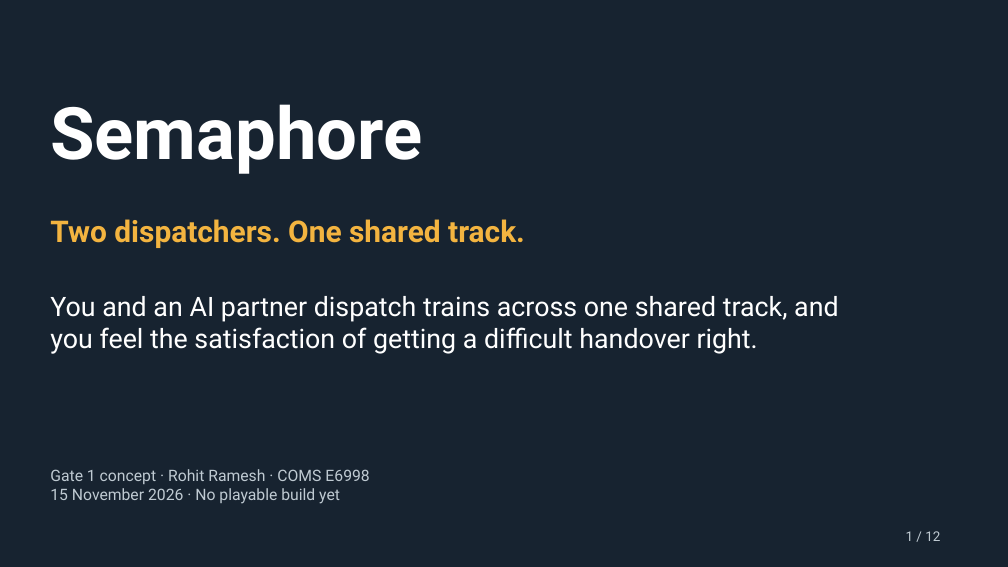
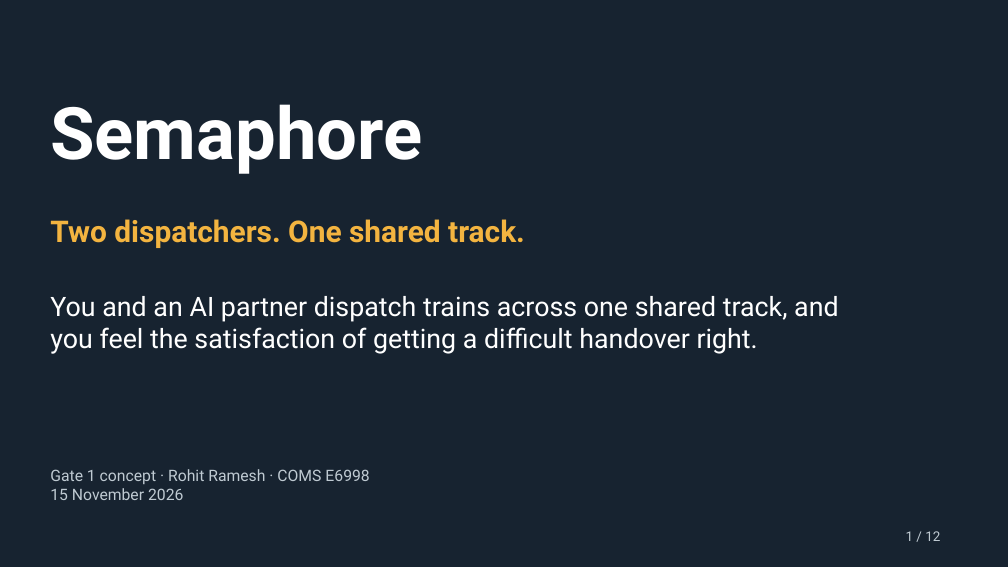
Before and after one commit to rohitr4547/semaphore, a slide deck: slide 1 of presentation/Semaphore-G1-Concept-Pitch.pptx. Drawn at 1008x567 pixels with LibreOffice and Linux fonts; fonts in the diff are those of the drawing. Boxes give left, top, right and bottom in pixels: in the first picture for what was removed or moved away, otherwise in the second. Text is boxed around its words. In the diff, an @@ line names an element or a change of style, - is before the commit and + after.

```diff
--- a/presentation/Semaphore-G1-Concept-Pitch.pptx
+++ b/presentation/Semaphore-G1-Concept-Pitch.pptx
@@ text at box(50, 488, 183, 500): text changed @@
-15 November 2026 · No playable build yet
+15 November 2026
```
Also in this commit, not shown: 3 other slides changed, 2 other files.
